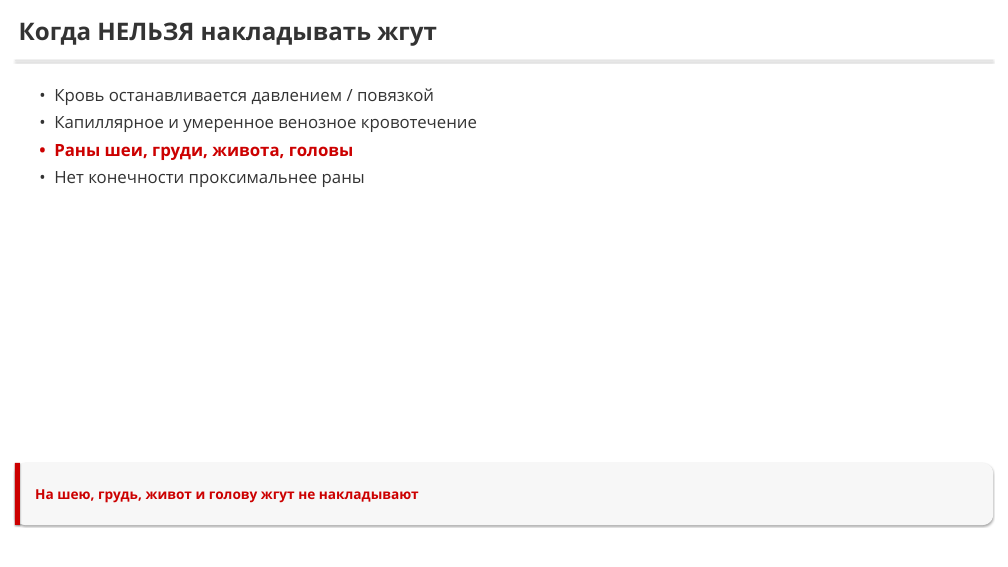
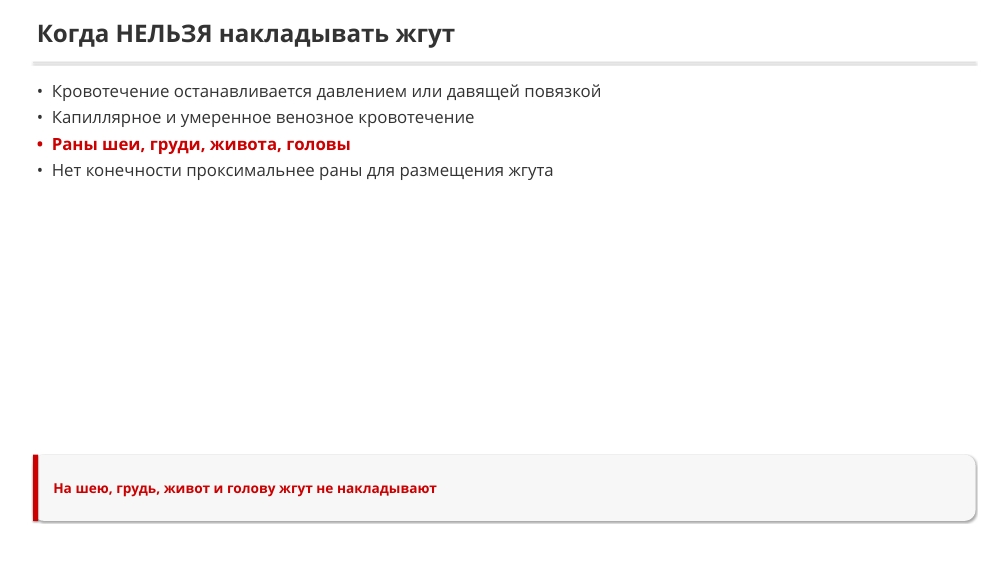
Before and after one commit to lysakalenushka-hash/-, a slide deck: slide 15 of tema2_bleeding/Способы_временной_остановки_кровотечения.pptx (slide 19 before the commit). Drawn at 1008x567 pixels with LibreOffice and Linux fonts; fonts in the diff are those of the drawing. Boxes give left, top, right and bottom in pixels: in the first picture for what was removed or moved away, otherwise in the second. Text is boxed around its words. In the diff, an @@ line names an element or a change of style, - is before the commit and + after.

```diff
--- a/tema2_bleeding/Способы_временной_остановки_кровотечения.pptx
+++ b/tema2_bleeding/Способы_временной_остановки_кровотечения.pptx
@@ text "Когда НЕЛЬЗЯ накладывать жгут": place and size @@
-text "Когда НЕЛЬЗЯ накладывать жгут" at [19, 22, 437, 46]
+text "Когда НЕЛЬЗЯ накладывать жгут" at [37, 24, 456, 48]
@@ rectangle: place and size @@
-rectangle at [15, 60, 993, 61]
+rectangle at [33, 62, 975, 63]
@@ text at [52, 84, 601, 101]: text changed @@
-• Кровь останавливается давлением / повязкой
+• Кровотечение останавливается давлением или давящей повязкой
@@ text at [52, 111, 474, 154]: less space between paragraphs @@
@@ text at [52, 164, 554, 180]: text changed @@
-• Нет конечности проксимальнее раны
+• Нет конечности проксимальнее раны для размещения жгута
@@ rounded rectangle: place and size @@
-rounded rectangle at [15, 463, 993, 525]
+rounded rectangle at [33, 455, 975, 521]
@@ rectangle: place and size @@
-rectangle at [15, 463, 20, 525]
+rectangle at [33, 455, 38, 521]
@@ text "На шею, грудь, живот и ...": place and size @@
-text "На шею, грудь, живот и ..." at [35, 489, 419, 503]
+text "На шею, грудь, живот и ..." at [53, 483, 437, 497]
```
Also in this commit, not shown: 4 other slides changed, 13 slides added, 16 slides removed, 7 other files.
